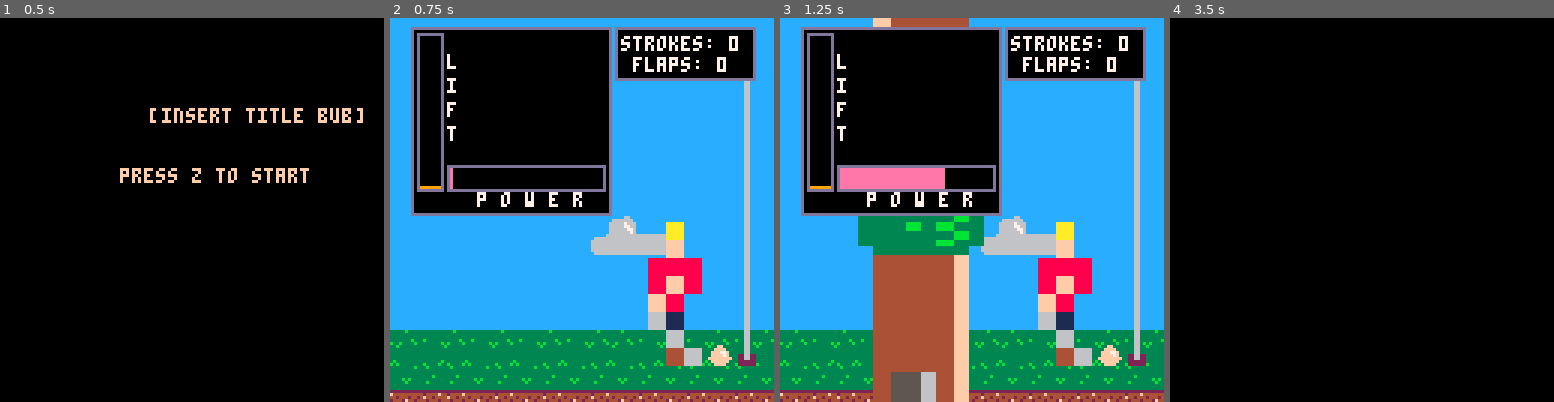
Above: before the commit, frames 1-4 (left to right).
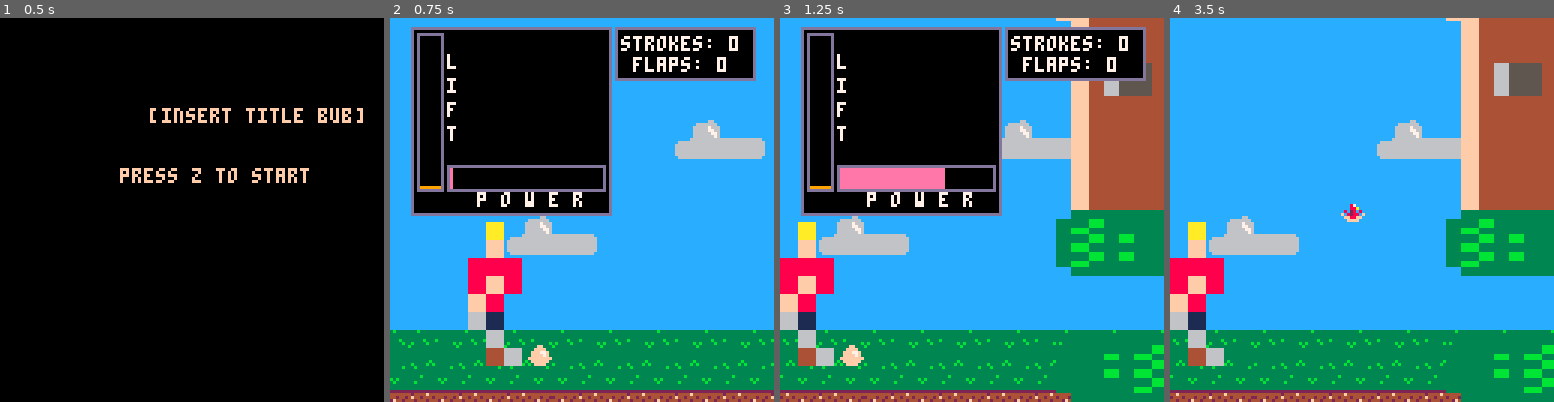
Above: after the commit, the same moments.

Repository: mccordgh/all_pico_8_carts
Game: PICO-8 cartridge workspace/ludum_dare_41/ld41_golf_flappy_bird.p8
Two runs of this game, one before a commit and one after it. Both use one fixed random seed, a clock stepped at 60 frames per second and the inputs below.
Inputs:
- Up to frame 1 (0.5 s): no input
- Up to frame 2 (0.75 s): tap O (Z key) at 0.7 s
- Up to frame 3 (1.25 s): no input
- Up to frame 4 (3.5 s): tap O (Z key) every 0.4 s from 1.7 to 3.3 s

Frame 1 is identical in both runs. In frame 2, 14% of the frame differs, in the area x 0-100%, y 16-100%; in frame 3, 40%; in frame 4, 100%, in the area x 0-100%, y 0-100%.

Commit message:
v1 flap golf ld41

Diff:
--- a/workspace/ludum_dare_41/ld41_golf_flappy_bird.p8
+++ b/workspace/ludum_dare_41/ld41_golf_flappy_bird.p8
@@ -3,6 +3,7 @@
 __lua__
 --flaps as strokes
 function _init()
+    music(1)
     init_game()
     init_ball()
     init_player()
@@ -13,7 +14,7 @@
     collided = false
     padd = 2
     cam_x = 0
-    course_par = 2
+    course_par = 3
 
     gravity = 0.25
     wind = 0.15
@@ -127,6 +128,8 @@
     if (level_finish) then
         state = end_game
         draw_state = draw_final_score
+        music(-1)
+        music(0)
     else
         cls()
         if (hitting_ball) then
@@ -212,6 +215,9 @@
         if (power > -1) then
             make_box(20, 50, 70, 56)
             rectfill(cam_x + 20, 50, cam_x + 20 + (power_percent / 2), 56, 14)
+            if (power_percent < 1) then
+                sfx(4)
+            end
         end
     end
 
@@ -227,6 +233,9 @@
         if (lift > -1) then
             make_box(10, 6, 16, 56)
             rectfill(cam_x + 10, 56 - (lift_percent / 2), cam_x + 16, 56, 9)
+            if (lift_percent < 1) then
+                sfx(5)
+            end
         end
     end
 end
@@ -250,7 +259,7 @@
 function init_ball()
     ball = {}
     ball.x = 48
-    ball.x = 1000
+    --ball.x = 1000
     ball.x_speed = 0
     ball.y = 108
     ball.y_speed = 0
@@ -345,6 +354,7 @@
     player.frame_count += 1
 
     if (player.frame_count == player.frame_spd) then
+        sfx(6)
         player.frame += 1
         player.frame_count = 0
 
@@ -383,11 +393,17 @@
     landed = false
     collided = false
     tree_collide = false
+    played_hit_sfx = false
 end
 
 function hitting()
     if (flapping and btnp(4) and (not landed) and (not collided)) then
         flap()
+    end
+
+    if (not flapping and not played_hit_sfx) then
+        sfx(7)
+        played_hit_sfx = true
     end
 
     if (landed and (collided or ball.x_speed == 0)) then
@@ -410,6 +426,7 @@
             tree_collide = true
             ball.sprite = 3
             del(trees, tr)
+            sfx(8)
         end
 
         --if ((ball.y > tr.y) and (ball.y < tr.y + (tr.y_stretch - padd))) then
@@ -466,17 +483,13 @@
             ball.y = 0
         end
     end
-
-    --[[jif (ball.y < 0 and (ball.y_speed < 0)) then
-        ball.y += ball.y_speed
-    end
-    ]]
 end
 
 function flap()
     player.flaps += 1
 
     if (ball.y > 8) then
+        sfx(9)
         ball.y_speed = 2
         ball.x_speed = 1.5
     end
Not shown, changed: the music (__music__) section of workspace/ludum_dare_41/ld41_golf_flappy_bird.p8
Not shown, changed: the sound effects (__sfx__) section of workspace/ludum_dare_41/ld41_golf_flappy_bird.p8
